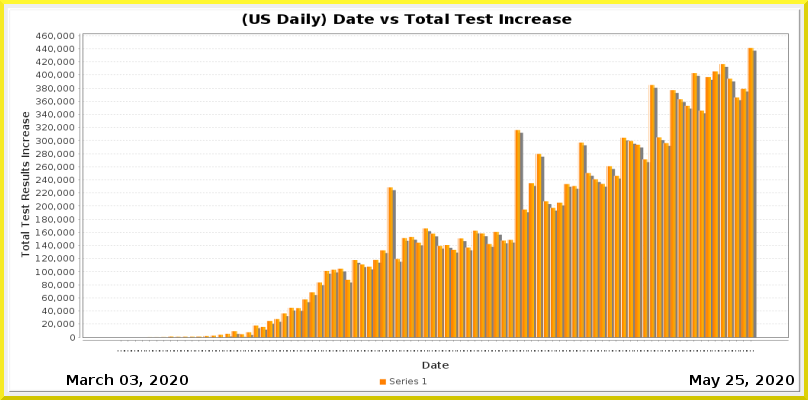
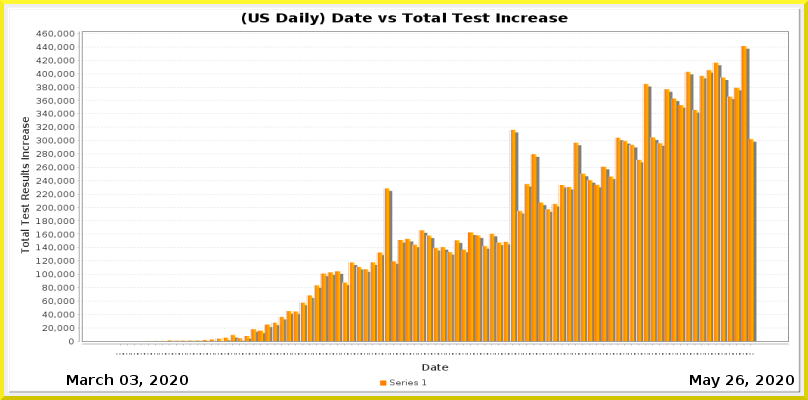
Two versions of the same layered image (w=808, h=400). Layer-by-layer changes:
painted on "Current Date" over [736, 375, 744, 385]
painted on "Date_vs_TestIncrease.png" over [8, 7, 801, 393]
